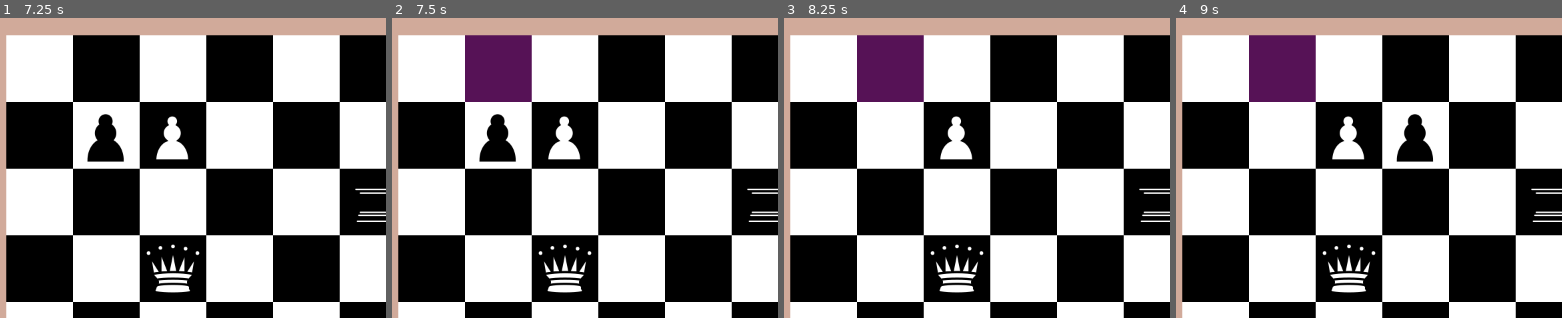
Above: before the commit, frames 1-4 (left to right).
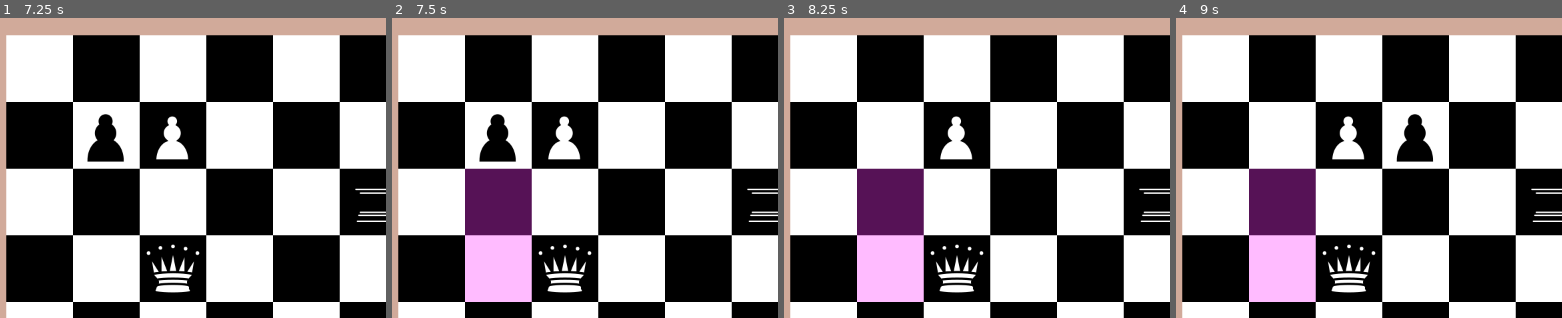
Above: after the commit, the same moments.

Repository: Hunter-1/Godot-Chess
Game: Godot game, scene res://game.tscn
Two runs of this game, one before a commit and one after it. Both use one fixed random seed, a clock stepped at 60 frames per second and the inputs below.
Inputs (mouse positions are % of the whole screen's width and height, from its top left):
- Up to frame 1 (7.25 s): tap Enter at 0.5, 2, 3.5 s; move the mouse to (5, 11) at 0.52 s; press the mouse at (5, 11) at 0.53 s; tap Space at 1.25, 2.75, 4.25 s; move the mouse to (14, 11) at 1.27 s; release the mouse at (14, 11) at 1.28 s; click (14, 11) at 1.35 s; move the mouse to (22, 11) at 2.02 s; press the mouse at (22, 11) at 2.03 s; move the mouse to (31, 11) at 2.77 s; release the mouse at (31, 11) at 2.78 s; click (31, 11) at 2.85 s; move the mouse to (40, 11) at 3.52 s; press the mouse at (40, 11) at 3.53 s; move the mouse to (48, 11) at 4.27 s; release the mouse at (48, 11) at 4.28 s; click (48, 11) at 4.35 s; move the mouse to (57, 11) at 5.02 s; press the mouse at (57, 11) at 5.03 s; move the mouse to (66, 11) at 5.77 s; release the mouse at (66, 11) at 5.78 s; click (66, 11) at 5.85 s; move the mouse to (5, 22) at 6.52 s; press the mouse at (5, 22) at 6.53 s
- Up to frame 2 (7.5 s): move the mouse to (14, 22) at 7.27 s; release the mouse at (14, 22) at 7.28 s; click (14, 22) at 7.35 s
- Up to frame 3 (8.25 s): move the mouse to (22, 22) at 8.02 s; press the mouse at (22, 22) at 8.03 s
- Up to frame 4 (9 s): move the mouse to (31, 22) at 8.77 s; release the mouse at (31, 22) at 8.78 s; click (31, 22) at 8.85 s
The pictures show only the part of the screen within x 0-50%, y 3-53%; the shares and areas given below are measured in that part.

Frame 1 is identical in both runs. In frame 2, 12% of the frame differs, in the area x 18-37%, y 5-95%; in frame 3, 12%; in frame 4, 12%.

Commit message:
Piece can be put back down

Diff:
--- a/board.gd
+++ b/board.gd
@@ -1,6 +1,4 @@
 extends Area2D
-
-
 
 var Squares = []
 var size: int = 8
@@ -20,6 +18,7 @@
 			square.connect("piece_clicked",self._on_piece_clicked)
 			square.connect("move_piece", self._on_square_move_piece)
 			square.connect("capture_piece", self._on_square_capture_piece)
+			square.connect("no_piece", self._on_no_piece)
 
 		Squares.append(row)
 	add_piece(create_piece(2,0),7,5)
@@ -58,6 +57,14 @@
 	get_tree().call_group("squares", "set_is_second_pick",true)
 	_check_movement_squares(boardPosition,piece)
 
+func _on_no_piece(boardPosition: Vector2i):
+	if picked_up_boardPosition == boardPosition:
+		picked_up_piece.set_is_picked_up(false)
+		is_piece_picked_up = false
+		picked_up_boardPosition = Vector2i.ZERO
+		get_tree().call_group("squares", "set_is_second_pick",false)
+		get_tree().call_group("squares", "set_is_pickable",false)
+
 func _on_square_move_piece(newBoardPosition: Vector2i):
 	move_piece(
 	picked_up_boardPosition.y,
@@ -85,7 +92,7 @@
 func _check_movement_squares(boardPosition: Vector2i, piece):
 	var type = piece.get_pieceType()
 	var vectors = []
-	var direction = piece.get_pieceColor() * -2 + 1
+	var direction = -(piece.get_pieceColor() * -2 + 1)
 	if type != 2 && type != 3 && type != 5:
 		vectors.append(Vector2i(1,0))
 		vectors.append(Vector2i(-1,0))
--- a/square.gd
+++ b/square.gd
@@ -3,6 +3,7 @@
 signal piece_clicked(boardPosition: Vector2i, piece)
 signal move_piece(boardPosition: Vector2i)
 signal capture_piece(boardPosition: Vector2i)
+signal no_piece(boardPosition: Vector2i)
 
 var boardPosition: Vector2i
 
@@ -74,3 +75,5 @@
 					emit_signal("move_piece",boardPosition)
 				else:
 					emit_signal("capture_piece",boardPosition)
+			else:
+				emit_signal("no_piece",boardPosition)
